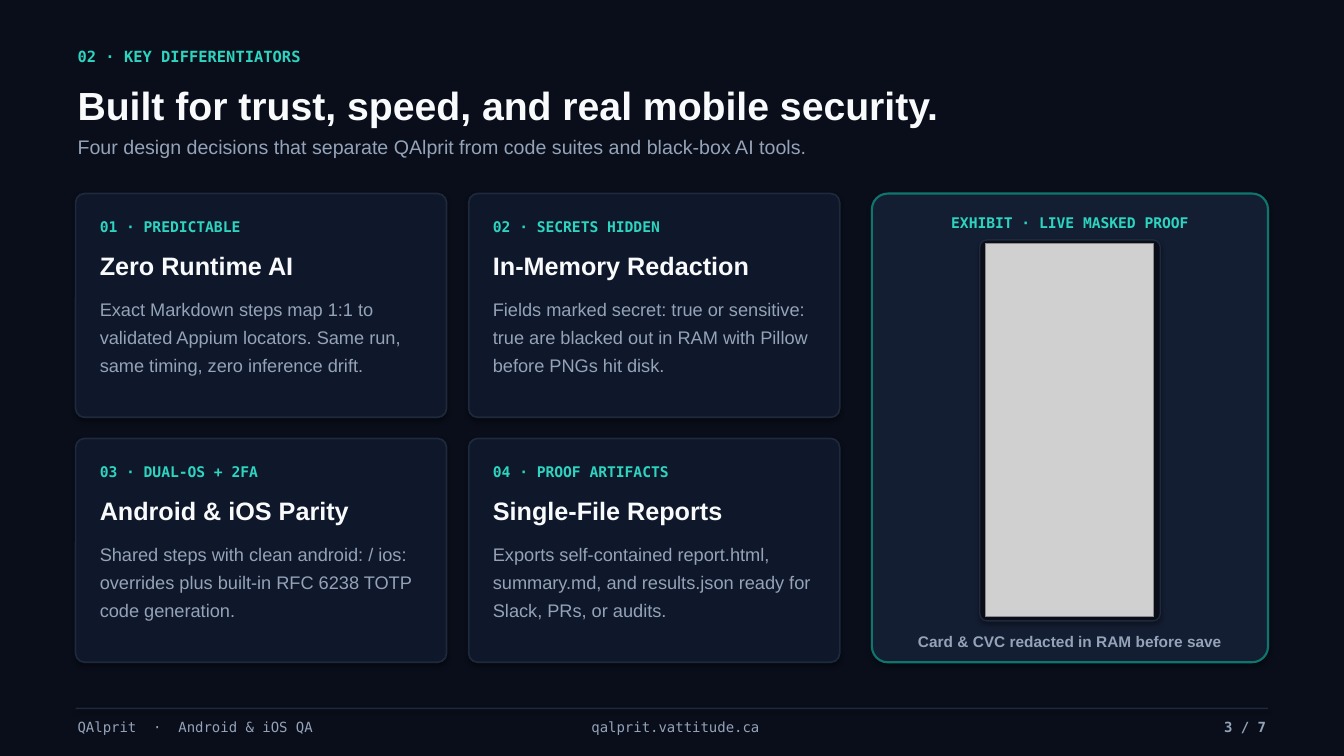
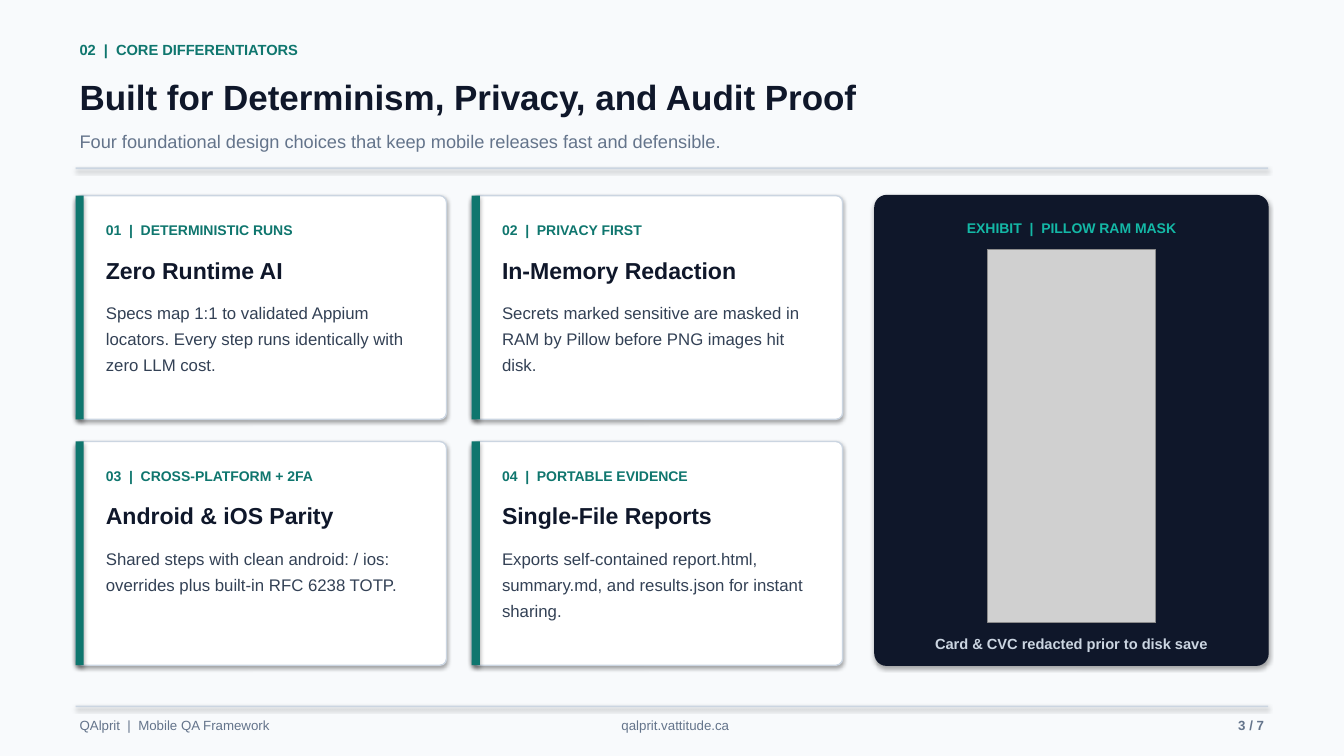
Before and after one commit to vattitude-me/QAlprit, a slide deck: slide 3 of docs/QAlprit-Overview.pptx. Drawn at 1344x756 pixels with LibreOffice and Linux fonts; fonts in the diff are those of the drawing; grey boxes stand for pictures. Boxes give left, top, right and bottom in pixels: in the first picture for what was removed or moved away, otherwise in the second. Text is boxed around its words. In the diff, an @@ line names an element or a change of style, - is before the commit and + after.

```diff
--- a/docs/QAlprit-Overview.pptx
+++ b/docs/QAlprit-Overview.pptx
@@ background #090E1A to #F8FAFC @@
@@ text at (x1=80, y1=44, x2=298, y2=55): text changed; size 11 to 10.5 pt; font DejaVu Sans Mono to Arial; text colour #2DD4BF to #0F766E @@
-02 · KEY DIFFERENTIATORS
+02 | CORE DIFFERENTIATORS
@@ text at (x1=80, y1=84, x2=856, y2=116): text changed; size 28 to 25 pt; text colour #F8FAFC to #0F172A @@
-Built for trust, speed, and real mobile security.
+Built for Determinism, Privacy, and Audit Proof
@@ text at (x1=80, y1=135, x2=721, y2=152): text changed; size 14 to 13 pt; text colour #94A3B8 to #64748B @@
-Four design decisions that separate QAlprit from code suites and black-box AI tools.
+Four foundational design choices that keep mobile releases fast and defensible.
@@ rectangle added at (x1=76, y1=167, x2=1268, y2=169), fill #CBD5E1 @@
@@ rectangle added at (x1=76, y1=196, x2=84, y2=419), fill #0F766E @@
@@ rectangle added at (x1=472, y1=196, x2=480, y2=419), fill #0F766E @@
@@ rounded rectangle at (x1=875, y1=196, x2=1268, y2=665): fill #141E33 to #0F172A; outline #0F766E 1.5 pt to #0F172A 1 pt; proportions changed @@
@@ text at (x1=106, y1=225, x2=293, y2=235): text changed; size 10.5 to 10 pt; font DejaVu Sans Mono to Arial; text colour #2DD4BF to #0F766E @@
-01 · PREDICTABLE
+01 | DETERMINISTIC RUNS
@@ text at (x1=502, y1=225, x2=642, y2=235): text changed; size 10.5 to 10 pt; font DejaVu Sans Mono to Arial; text colour #2DD4BF to #0F766E @@
-02 · SECRETS HIDDEN
+02 | PRIVACY FIRST
@@ text at (x1=967, y1=223, x2=1176, y2=233): text changed; size 10.5 to 10 pt; font DejaVu Sans Mono to Arial; text colour #2DD4BF to #14B8A6 @@
-EXHIBIT · LIVE MASKED PROOF
+EXHIBIT | PILLOW RAM MASK
@@ text "In-Memory Redaction" moved from (x1=493, y1=256, x2=749, y2=281) to (x1=502, y1=262, x2=736, y2=284) @@
@@ rounded rectangle removed at (x1=980, y1=240, x2=1160, y2=621) @@
@@ picture moved from (x1=986, y1=244, x2=1154, y2=617) to (x1=988, y1=250, x2=1156, y2=623) @@
@@ text at (x1=106, y1=307, x2=403, y2=371): text changed; size 13 to 12 pt; text colour #94A3B8 to #334155 @@
-Exact Markdown steps map 1:1 to validated Appium locators. Same run, same timing, zero inference drift.
+Specs map 1:1 to validated Appium locators. Every step runs identically with zero LLM cost.
@@ text at (x1=502, y1=307, x2=799, y2=371): text changed; size 13 to 12 pt; text colour #94A3B8 to #334155 @@
-Fields marked secret: true or sensitive: true are blacked out in RAM with Pillow before PNGs hit disk.
+Secrets marked sensitive are masked in RAM by Pillow before PNG images hit disk.
@@ rectangle added at (x1=76, y1=442, x2=84, y2=665), fill #0F766E @@
@@ fill #0F172A to #FFFFFF; outline #1E293B 1.2 pt to #CBD5E1 1 pt; proportions changed in 4 elements at (x1=76, y1=196, x2=447, y2=419), (x1=76, y1=442, x2=447, y2=665), (x1=472, y1=196, x2=843, y2=419), (x1=472, y1=442, x2=843, y2=665) @@
@@ rectangle added at (x1=472, y1=442, x2=480, y2=665), fill #0F766E @@
@@ text at (x1=106, y1=471, x2=313, y2=481): text changed; size 10.5 to 10 pt; font DejaVu Sans Mono to Arial; text colour #2DD4BF to #0F766E @@
-03 · DUAL-OS + 2FA
+03 | CROSS-PLATFORM + 2FA
@@ text at (x1=502, y1=471, x2=687, y2=481): text changed; size 10.5 to 10 pt; font DejaVu Sans Mono to Arial; text colour #2DD4BF to #0F766E @@
-04 · PROOF ARTIFACTS
+04 | PORTABLE EVIDENCE
@@ size 18 to 16.5 pt, text colour #F8FAFC to #0F172A; line spacing 1.15 to 1.18 in 4 elements at (x1=106, y1=262, x2=283, y2=280), (x1=106, y1=507, x2=333, y2=529), (x1=502, y1=262, x2=736, y2=284), (x1=502, y1=507, x2=712, y2=529) @@
@@ text "Single-File Reports" moved from (x1=493, y1=501, x2=722, y2=526) to (x1=502, y1=507, x2=712, y2=529) @@
@@ text at (x1=106, y1=553, x2=397, y2=595): text changed; size 13 to 12 pt; text colour #94A3B8 to #334155 @@
-Shared steps with clean android: / ios: overrides plus built-in RFC 6238 TOTP code generation.
+Shared steps with clean android: / ios: overrides plus built-in RFC 6238 TOTP.
@@ text at (x1=502, y1=553, x2=802, y2=621): text changed; size 13 to 12 pt; text colour #94A3B8 to #334155 @@
-Exports self-contained report.html, summary.md, and results.json ready for Slack, PRs, or audits.
+Exports self-contained report.html, summary.md, and results.json for instant sharing.
@@ text at (x1=935, y1=638, x2=1208, y2=652): text changed; size 11 to 10.5 pt; text colour #94A3B8 to #CBD5E1 @@
-Card & CVC redacted in RAM before save
+Card & CVC redacted prior to disk save
@@ rectangle at (x1=76, y1=706, x2=1268, y2=707): fill #1E293B to #CBD5E1 @@
@@ text "qalprit.vattitude.ca" at (x1=621, y1=720, x2=729, y2=733): size 10 to 9.5 pt, font DejaVu Sans Mono to Arial, text colour #94A3B8 to #64748B; line spacing 1.15 to 1.18 @@
@@ text "3 / 7" at (x1=1238, y1=721, x2=1264, y2=730): size 10 to 9.5 pt, font DejaVu Sans Mono to Arial, text colour #94A3B8 to #64748B; line spacing 1.15 to 1.18 @@
@@ text "3 / 7" moved from (x1=1224, y1=721, x2=1266, y2=732) to (x1=1238, y1=721, x2=1264, y2=730) @@
@@ text at (x1=80, y1=720, x2=269, y2=733): text changed; size 10 to 9.5 pt; font DejaVu Sans Mono to Arial; text colour #94A3B8 to #64748B @@
-QAlprit · Android & iOS QA
+QAlprit | Mobile QA Framework
```
Also in this commit, not shown: 5 other slides changed, 1 slide added, 1 slide removed.
